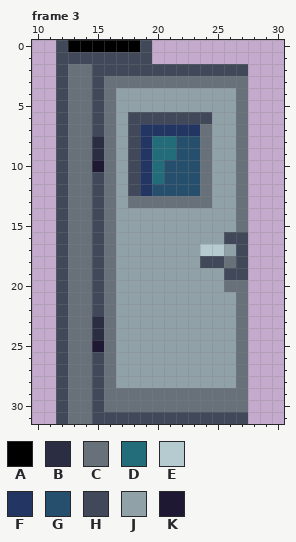
A pixel-art file gets an edit: Assets/Doors/DoorWallMetal2.ase. That is the earlier state.
32x32 pixels, 3 frames. Shown: frame 3: x 10..30, y 0..31.
Palette (. is transparent): A #000000  B #2b2e42  C #68717a  D #236d7a  E #b6cbcf  F #233663  G #264f6e  H #414859  J #90a1a8  K #1f1833
Now the later version:
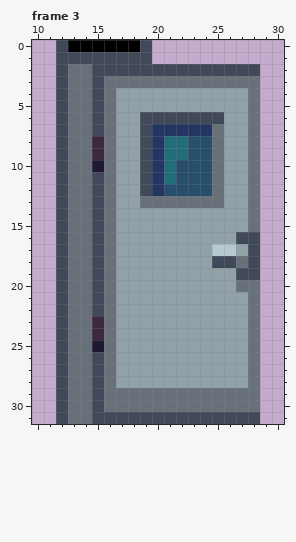
The edit:
{"colour":"B","old":"#2b2e42","new":"#3c2940"}
{"where": "frame 3, layer \"Layer 2\""}
{"frame":3,"y":2,"x":28,"old":".","new":"H"}
{"frame":3,"y":3,"x":28,"old":".","new":"C"}
{"frame":3,"y":4,"x":27,"old":"C.","new":"JC"}
{"frame":3,"y":5,"x":27,"old":"C.","new":"JC"}
{"frame":3,"y":6,"x":18,"old":"H","new":"J"}
{"frame":3,"y":6,"x":25,"old":"J","new":"H"}
{"frame":3,"y":6,"x":27,"old":"C.","new":"JC"}
{"frame":3,"y":7,"x":18,"old":"HF","new":"JH"}
{"frame":3,"y":7,"x":24,"old":"CJ","new":"FC"}
{"frame":3,"y":7,"x":27,"old":"C.","new":"JC"}
{"frame":3,"y":8,"x":18,"old":"HFD","new":"JHF"}
{"frame":3,"y":8,"x":22,"old":"G","new":"D"}
{"frame":3,"y":8,"x":24,"old":"CJ","new":"GC"}
{"frame":3,"y":8,"x":27,"old":"C.","new":"JC"}
{"frame":3,"y":9,"x":18,"old":"HFD","new":"JHF"}
{"frame":3,"y":9,"x":22,"old":"G","new":"D"}
{"frame":3,"y":9,"x":24,"old":"CJ","new":"GC"}
{"frame":3,"y":9,"x":27,"old":"C.","new":"JC"}
{"frame":3,"y":10,"x":18,"old":"HFDG","new":"JHFD"}
{"frame":3,"y":10,"x":24,"old":"CJ","new":"GC"}
{"frame":3,"y":10,"x":27,"old":"C.","new":"JC"}
{"frame":3,"y":11,"x":18,"old":"HFDG","new":"JHFD"}
{"frame":3,"y":11,"x":24,"old":"CJ","new":"GC"}
{"frame":3,"y":11,"x":27,"old":"C.","new":"JC"}
{"frame":3,"y":12,"x":18,"old":"HFG","new":"JHF"}
{"frame":3,"y":12,"x":24,"old":"CJ","new":"GC"}
{"frame":3,"y":12,"x":27,"old":"C.","new":"JC"}
{"frame":3,"y":13,"x":18,"old":"C","new":"J"}
{"frame":3,"y":13,"x":25,"old":"J","new":"C"}
{"frame":3,"y":13,"x":27,"old":"C.","new":"JC"}
{"frame":3,"y":14,"x":27,"old":"C.","new":"JC"}
{"frame":3,"y":15,"x":27,"old":"C.","new":"JC"}
{"frame":3,"y":16,"x":26,"old":"H","new":"J"}
{"frame":3,"y":16,"x":28,"old":".","new":"H"}
{"frame":3,"y":17,"x":24,"old":"E","new":"J"}
{"frame":3,"y":17,"x":26,"old":"JH.","new":"EJH"}
{"frame":3,"y":18,"x":24,"old":"H","new":"J"}
{"frame":3,"y":18,"x":26,"old":"CH.","new":"HCH"}
{"frame":3,"y":19,"x":26,"old":"H","new":"J"}
{"frame":3,"y":19,"x":28,"old":".","new":"H"}
{"frame":3,"y":20,"x":26,"old":"C","new":"J"}
{"frame":3,"y":20,"x":28,"old":".","new":"C"}
{"frame":3,"y":21,"x":27,"old":"C.","new":"JC"}
{"frame":3,"y":22,"x":27,"old":"C.","new":"JC"}
{"frame":3,"y":23,"x":27,"old":"C.","new":"JC"}
{"frame":3,"y":24,"x":27,"old":"C.","new":"JC"}
{"frame":3,"y":25,"x":27,"old":"C.","new":"JC"}
{"frame":3,"y":26,"x":27,"old":"C.","new":"JC"}
{"frame":3,"y":27,"x":27,"old":"C.","new":"JC"}
{"frame":3,"y":28,"x":27,"old":"C.","new":"JC"}
{"frame":3,"y":29,"x":28,"old":".","new":"C"}
{"frame":3,"y":30,"x":28,"old":".","new":"C"}
{"frame":3,"y":31,"x":28,"old":".","new":"H"}
{"label":"changed","picture_box":[92,64,260,424]}
